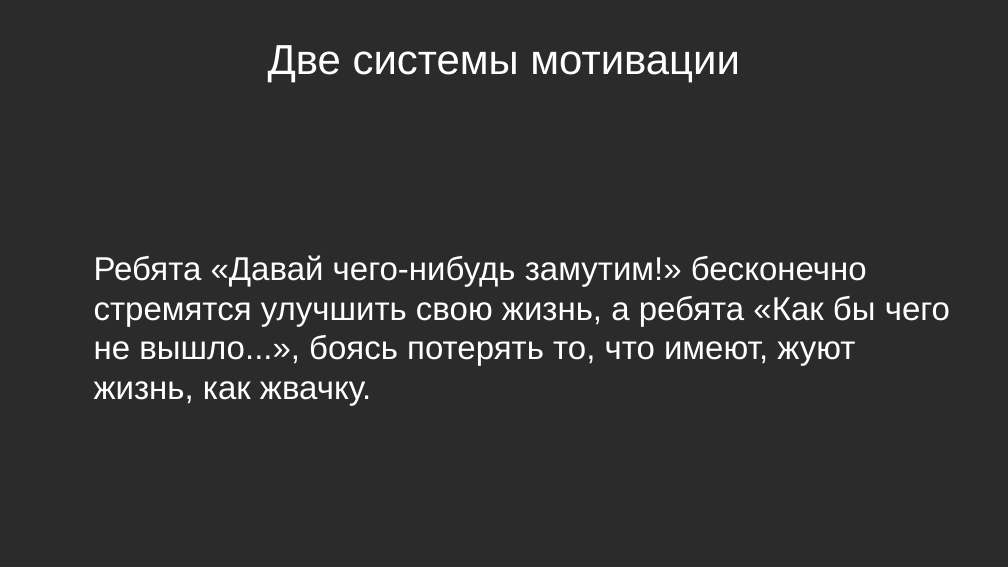
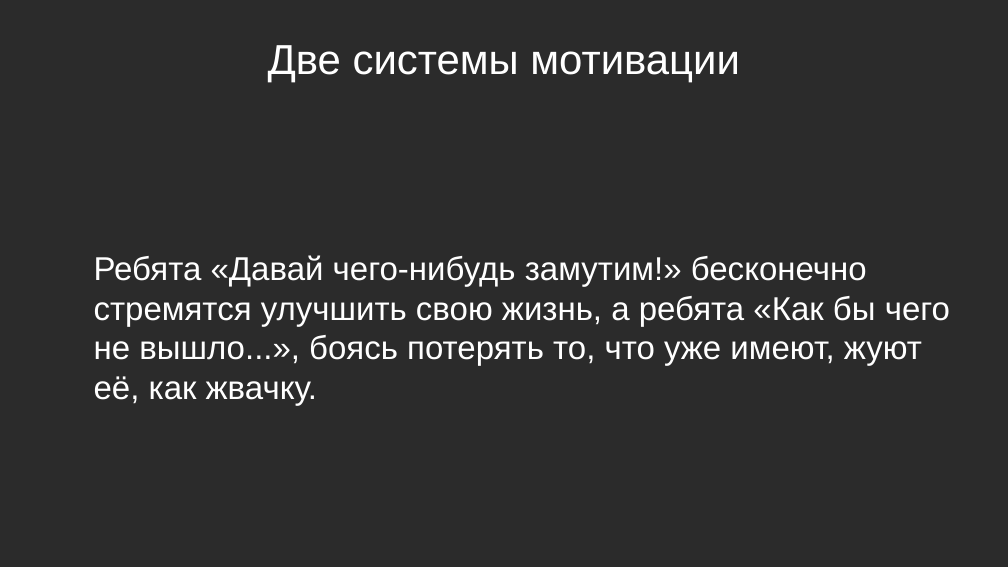
Before and after one commit to Chularev/articles, a slide deck: slide 15 of Psychology/Гомеостаз и мотивация (практика).odp. Drawn at 1008x567 pixels with LibreOffice and Linux fonts; fonts in the diff are those of the drawing; background and template pictures are left out; a plain dark background stands for a picture behind light text. Boxes give left, top, right and bottom in pixels: in the first picture for what was removed or moved away, otherwise in the second. Text is boxed around its words. In the diff, an @@ line names an element or a change of style, - is before the commit and + after.

Commit message:
tmp

```diff
--- a/Psychology/Гомеостаз и мотивация (практика).odp
+++ b/Psychology/Гомеостаз и мотивация (практика).odp
@@ text at (94, 255, 950, 405): text changed @@
-Ребята «Давай чего-нибудь замутим!» бесконечно стремятся улучшить свою жизнь, а ребята «Как бы чего не вышло...», боясь потерять то, что имеют, жуют жизнь, как жвачку.
+Ребята «Давай чего-нибудь замутим!» бесконечно стремятся улучшить свою жизнь, а ребята «Как бы чего не вышло...», боясь потерять то, что уже имеют, жуют её, как жвачку.
```
